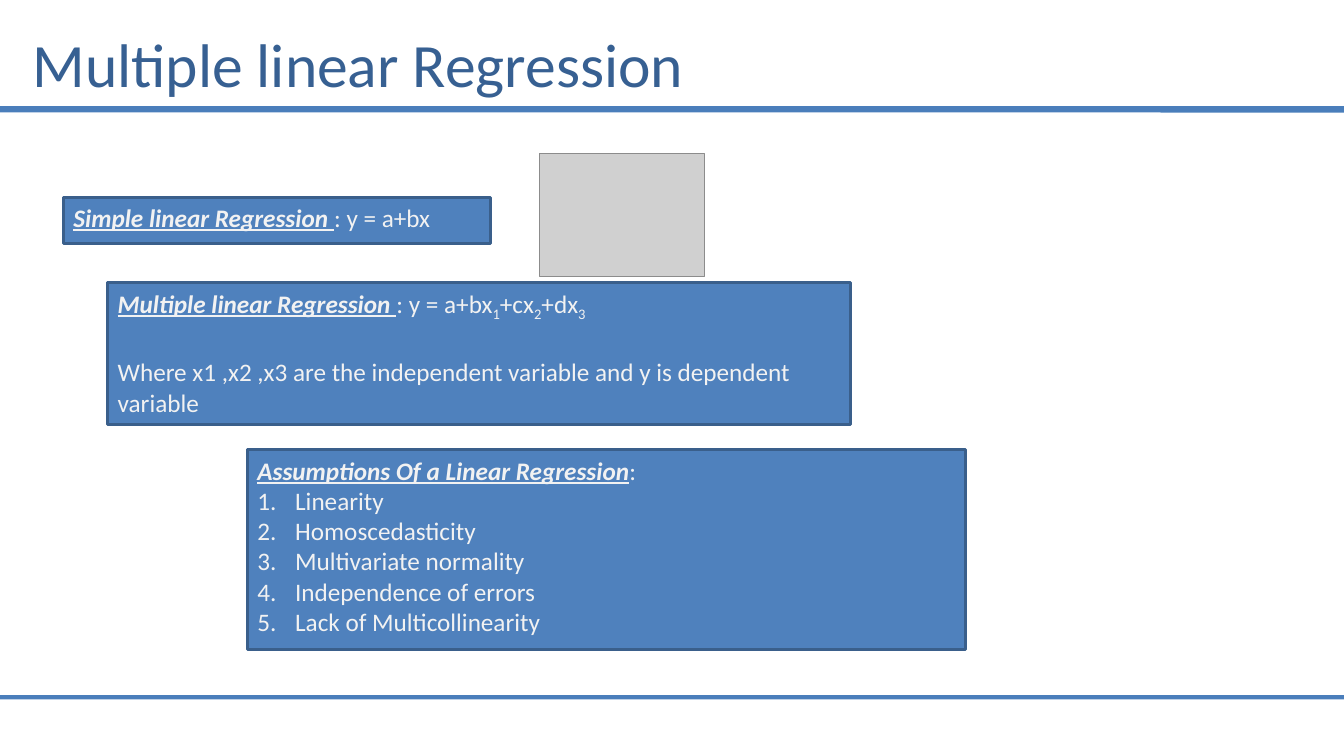
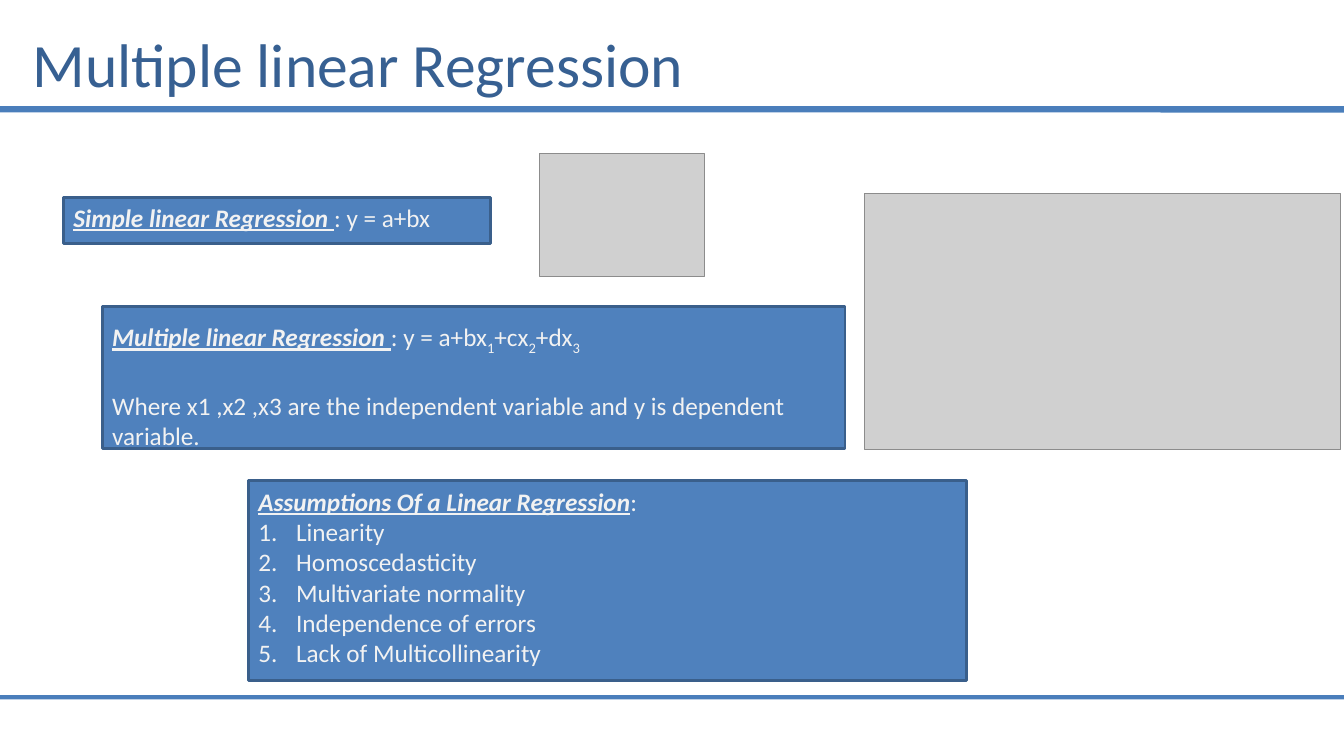
Before and after one commit to saiprasad94/DataSciencePython, a slide deck: slide 3 of Multiple_Linear_Regression/Multiple_linear_Regression.pptx. Drawn at 1344x756 pixels with LibreOffice and Linux fonts; fonts in the diff are those of the drawing; grey boxes stand for pictures. Boxes give left, top, right and bottom in pixels: in the first picture for what was removed or moved away, otherwise in the second. Text is boxed around its words. In the diff, an @@ line names an element or a change of style, - is before the commit and + after.

Commit message:
Dummy variables

```diff
--- a/Multiple_Linear_Regression/Multiple_linear_Regression.pptx
+++ b/Multiple_Linear_Regression/Multiple_linear_Regression.pptx
@@ picture added at (864, 194, 1341, 450) @@
@@ text "Multiple linear Regression : y ...": place and size @@
-text "Multiple linear Regression : y ..." at (118, 295, 790, 385)
+text "Multiple linear Regression : y ..." at (112, 328, 784, 452)
@@ rectangle: place and size @@
-rectangle at (108, 282, 851, 424)
+rectangle at (102, 307, 845, 449)
@@ text at (112, 397, 784, 452): text changed @@
-Where x1 ,x2 ,x3 are the independent variable and y is dependent variable
+Where x1 ,x2 ,x3 are the independent variable and y is dependent variable.
@@ text "Assumptions Of a Linear Regression:": place and size @@
-text "Assumptions Of a Linear Regression:" at (257, 462, 636, 635)
+text "Assumptions Of a Linear Regression:" at (258, 493, 637, 666)
@@ rectangle: place and size @@
-rectangle at (247, 450, 965, 649)
+rectangle at (248, 481, 966, 681)
```
Also in this commit, not shown: 1 other slide changed, 3 slides added.
